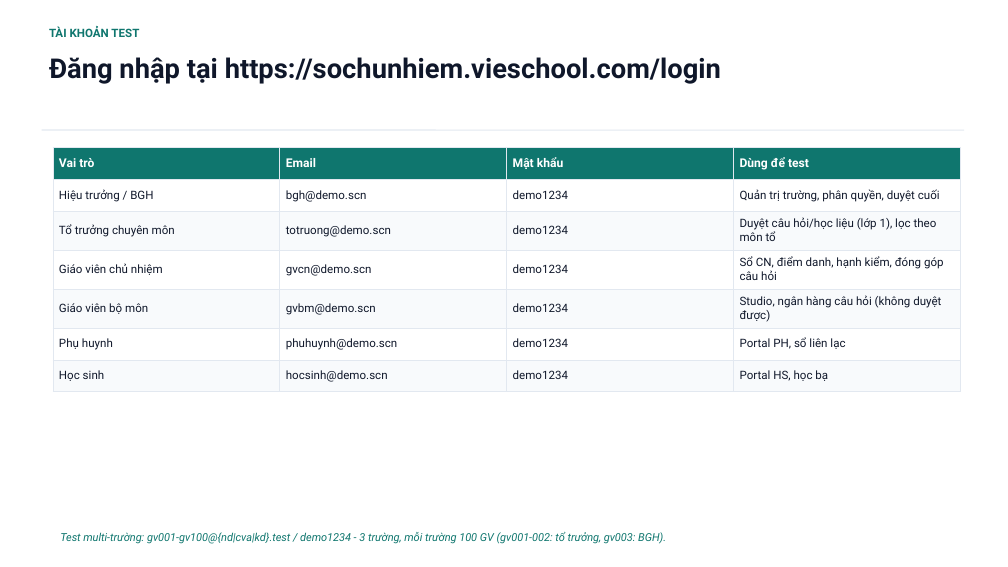
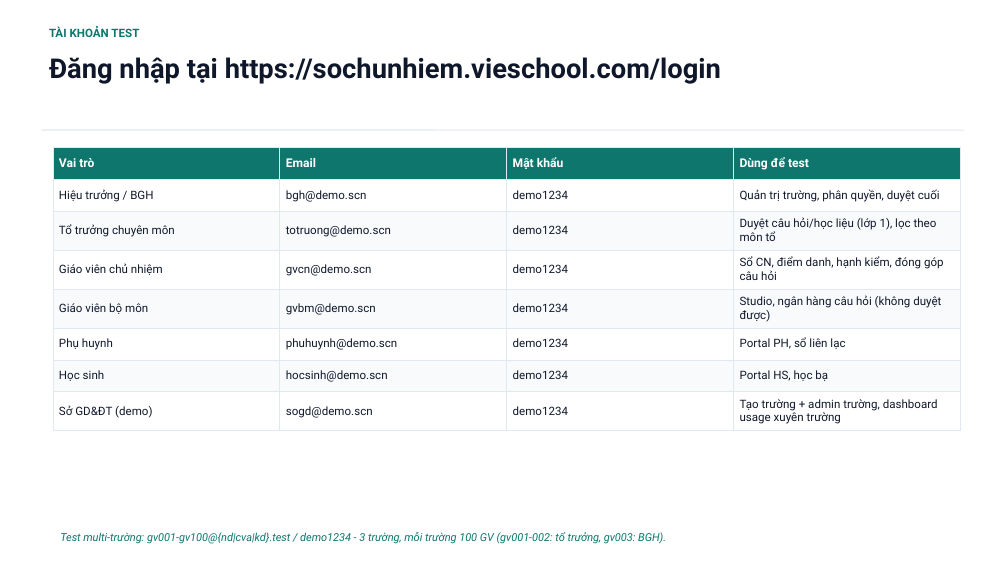
Before and after one commit to saintzzz/so-chu-nhiem-so, a slide deck: slide 3 of docs/handover/USER-GUIDE-vieschool.pptx. Drawn at 1008x567 pixels with LibreOffice and Linux fonts; fonts in the diff are those of the drawing. Boxes give left, top, right and bottom in pixels: in the first picture for what was removed or moved away, otherwise in the second. Text is boxed around its words. In the diff, an @@ line names an element or a change of style, - is before the commit and + after.

```diff
--- a/docs/handover/USER-GUIDE-vieschool.pptx
+++ b/docs/handover/USER-GUIDE-vieschool.pptx
@@ table at [53,147,960,428] @@
+row 8: Sở GD&ĐT (demo) | sogd@demo.scn | demo1234 | Tạo trường + admin trường, dashboard usage xuyên trường
```
Also in this commit, not shown: 2 other slides changed, 1 slide added, 1 other file.
